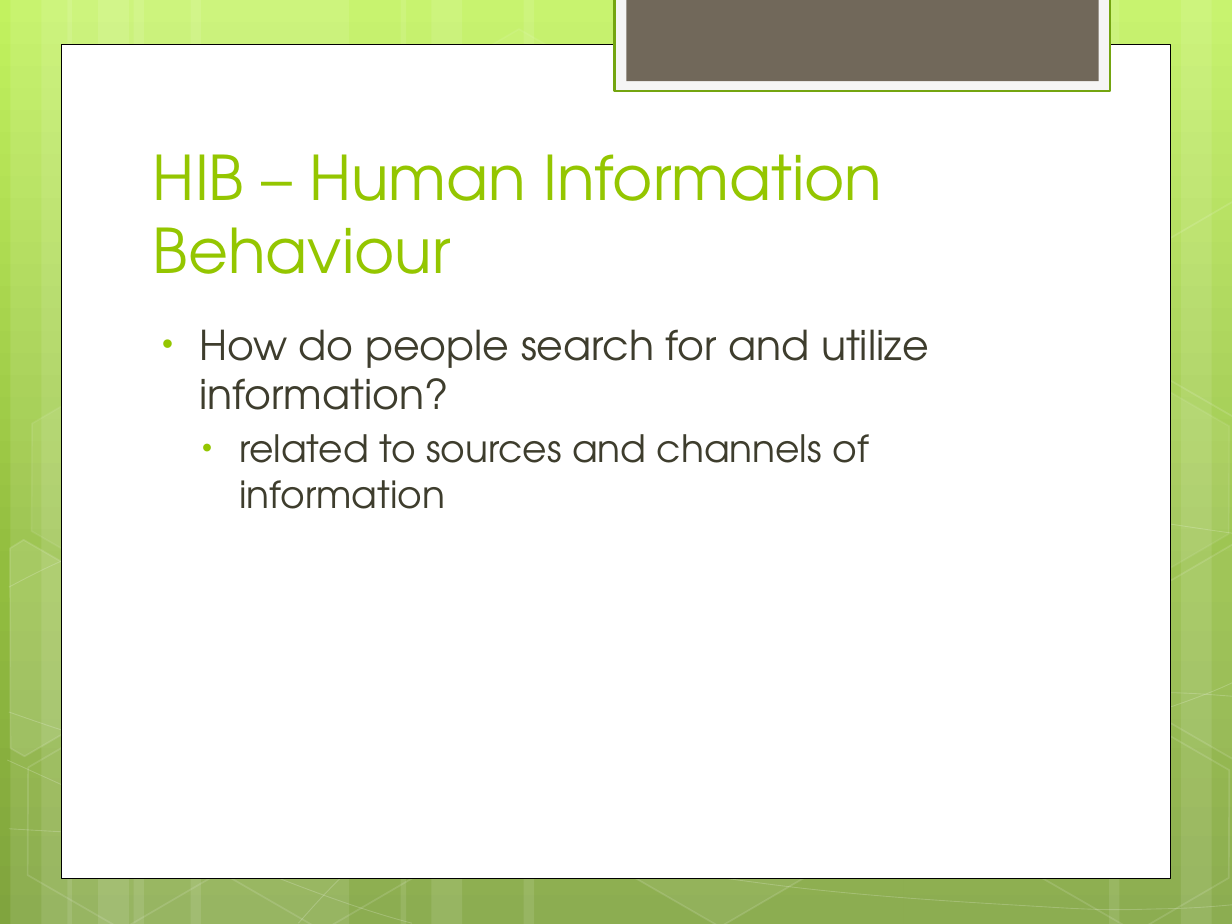
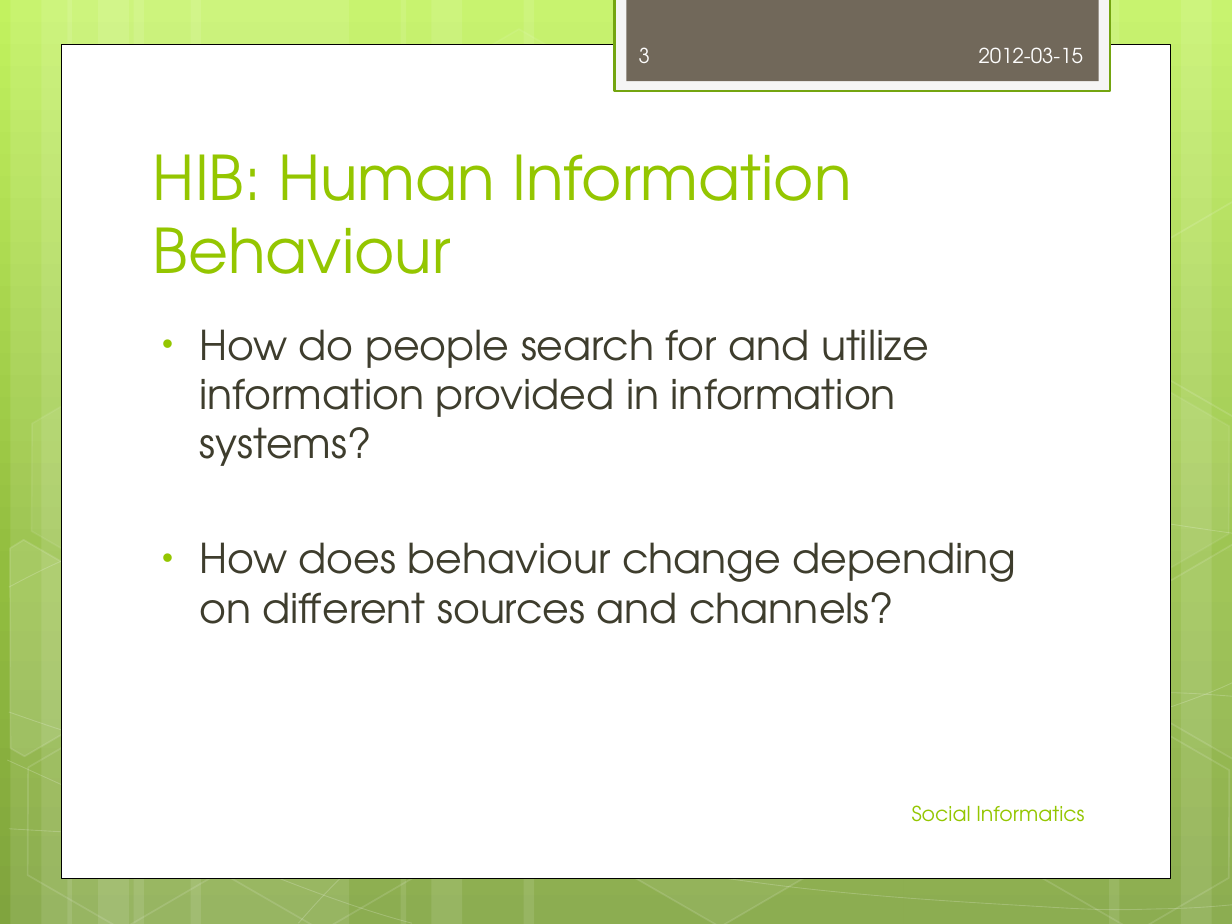
Before and after one commit to jrehwaldt/UT-12SS-Social-Informatics, a slide deck: slide 3 of 2012-03-12_Aleksandra Kurbatova_Jan Rehwaldt_Human-Computer Interaction.pptx. Drawn at 1232x924 pixels with LibreOffice and Linux fonts; fonts in the diff are those of the drawing. Boxes give left, top, right and bottom in pixels: in the first picture for what was removed or moved away, otherwise in the second. Text is boxed around its words. In the diff, an @@ line names an element or a change of style, - is before the commit and + after.

Commit message:
* some changes

```diff
--- a/2012-03-12_Aleksandra Kurbatova_Jan Rehwaldt_Human-Computer Interaction.pptx
+++ b/2012-03-12_Aleksandra Kurbatova_Jan Rehwaldt_Human-Computer Interaction.pptx
@@ page number added at bbox=[639, 47, 650, 63], 12 pt, text #FEFEFE @@
+3
@@ text added at bbox=[979, 47, 1083, 63], 12 pt, text #FEFEFE @@
+2012-03-15
@@ title at bbox=[153, 154, 851, 274]: text changed @@
-HIB – Human Information Behaviour
+HIB: Human Information Behaviour
@@ text at bbox=[199, 329, 1017, 624]: text changed @@
-• How do people search for and utilize information?
-  • related to sources and channels of information
+• How do people search for and utilize information provided in information systems?
+• How does behaviour change depending on different sources and channels?
@@ text added at bbox=[912, 805, 1084, 822], 12 pt, text #94C600 @@
+Social Informatics
```
Also in this commit, not shown: 4 other slides changed, 4 slides added, 2 slides removed.
